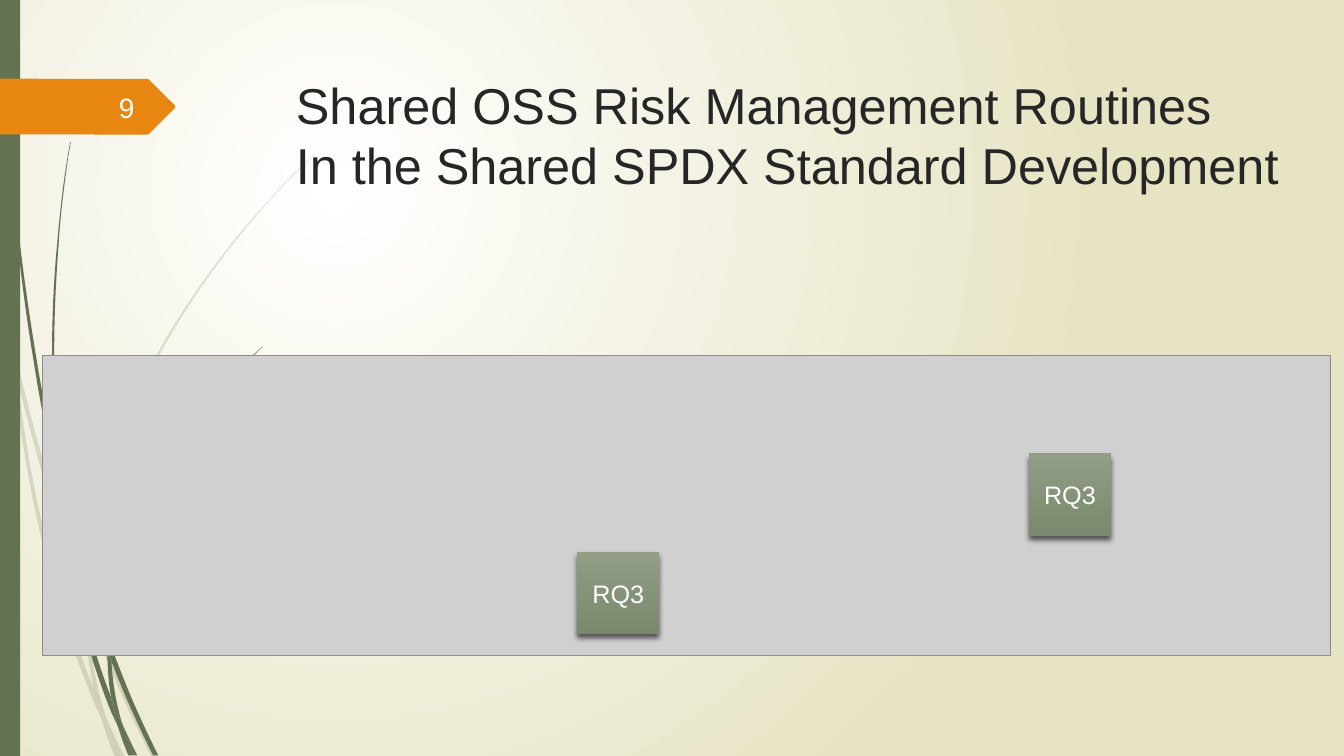
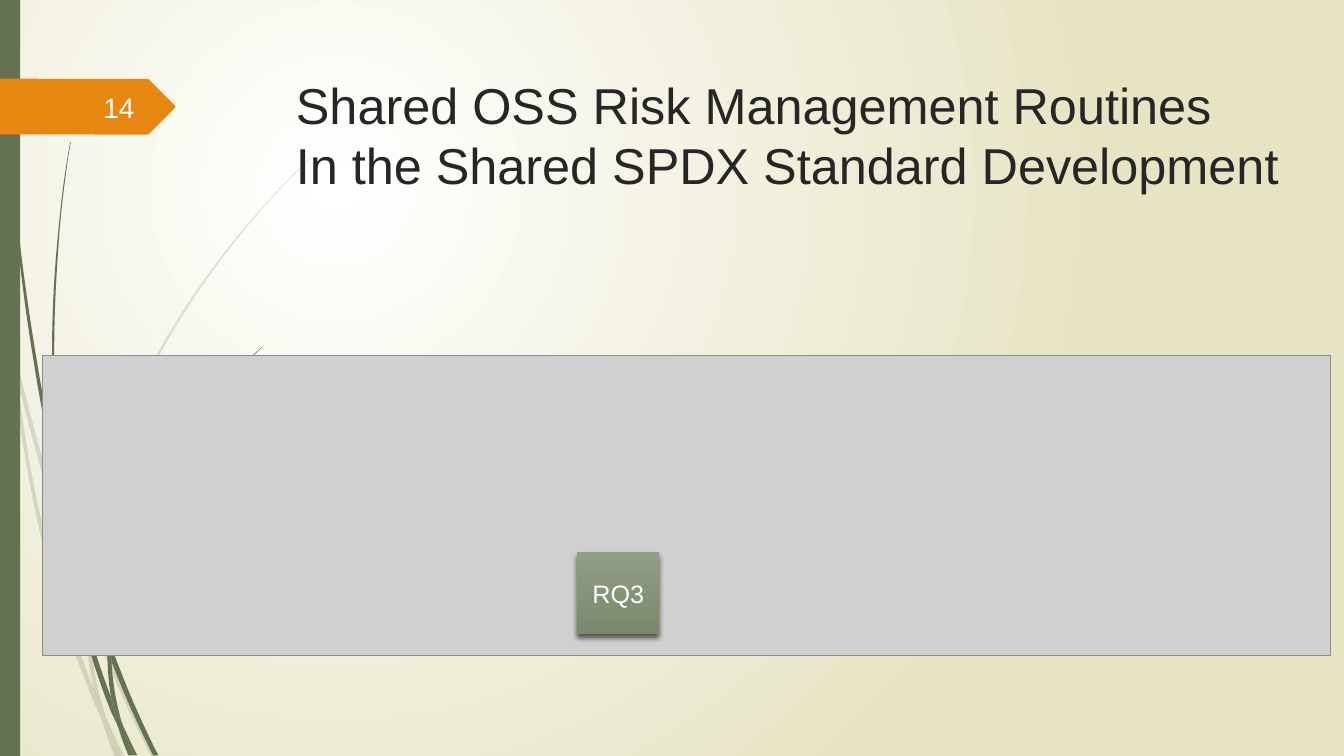
Before and after one commit to SPDX-CaseStudy/files, a slide deck: slide 14 of GroupPresentation.pptx (slide 9 before the commit). Drawn at 1344x756 pixels with LibreOffice and Linux fonts; fonts in the diff are those of the drawing; grey boxes stand for pictures; background and template pictures are left out. Boxes give left, top, right and bottom in pixels: in the first picture for what was removed or moved away, otherwise in the second. Text is boxed around its words. In the diff, an @@ line names an element or a change of style, - is before the commit and + after.

```diff
--- a/GroupPresentation.pptx
+++ b/GroupPresentation.pptx
@@ page number at bbox=[103, 98, 134, 118]: text changed @@
-9
+14
@@ rectangle removed at bbox=[1029, 454, 1112, 536] @@
-RQ3
```
Also in this commit, not shown: 5 other slides changed, 5 slides added, 1 other file.
